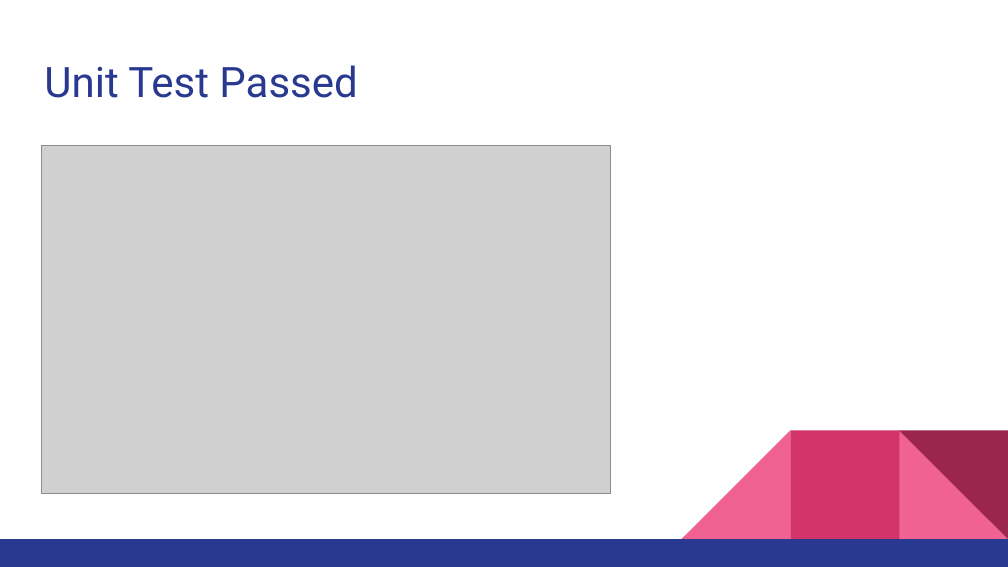
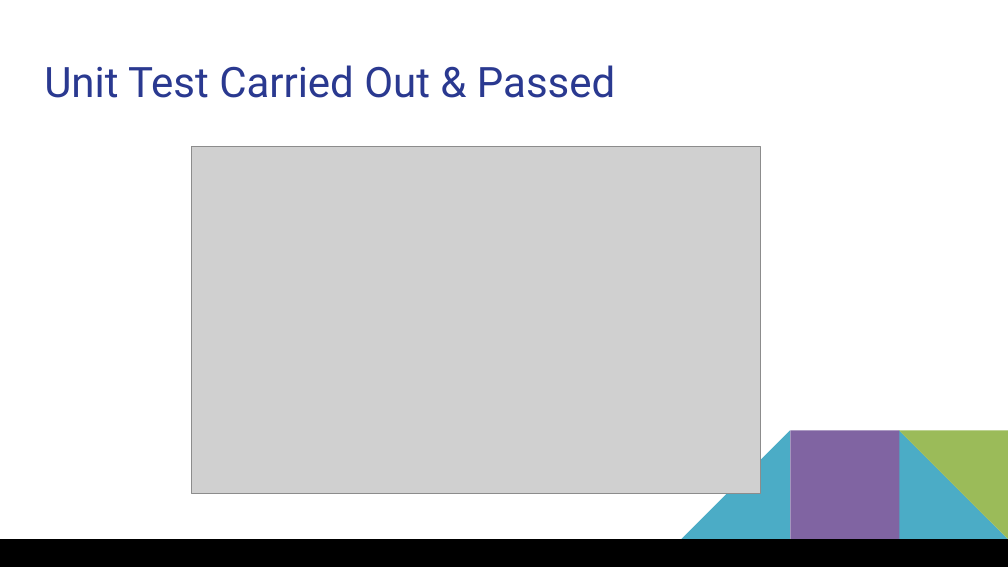
Before and after one commit to FatCache/INFO6205-527-Genetic_Algorithm, a slide deck: slide 10 of Report.pptx. Drawn at 1008x567 pixels with LibreOffice and Linux fonts; fonts in the diff are those of the drawing; grey boxes stand for pictures. Boxes give left, top, right and bottom in pixels: in the first picture for what was removed or moved away, otherwise in the second. Text is boxed around its words. In the diff, an @@ line names an element or a change of style, - is before the commit and + after.

```diff
--- a/Report.pptx
+++ b/Report.pptx
@@ text at bbox=[44, 65, 615, 98]: text changed @@
-Unit Test Passed
+Unit Test Carried Out & Passed
@@ picture: place and size @@
-picture at bbox=[41, 146, 610, 494]
+picture at bbox=[192, 146, 760, 494]
@@ right triangle at bbox=[681, 430, 790, 539]: fill #F06292 to #4BACC6 @@
@@ rectangle at bbox=[790, 430, 899, 539]: fill #D23369 to #8064A2 @@
@@ right triangle at bbox=[899, 430, 1008, 539]: fill #F06292 to #4BACC6 @@
@@ right triangle at bbox=[899, 430, 1008, 539]: fill #9C254D to #9BBB59 @@
@@ rectangle at bbox=[0, 539, 1008, 566]: fill #2A3990 to #000000 @@
```
Also in this commit, not shown: 9 other slides changed.
